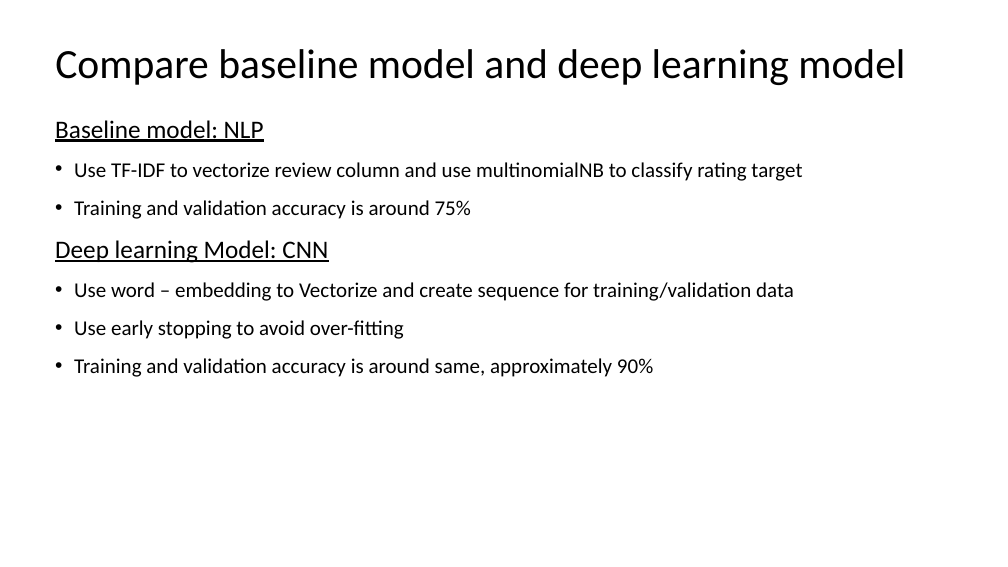
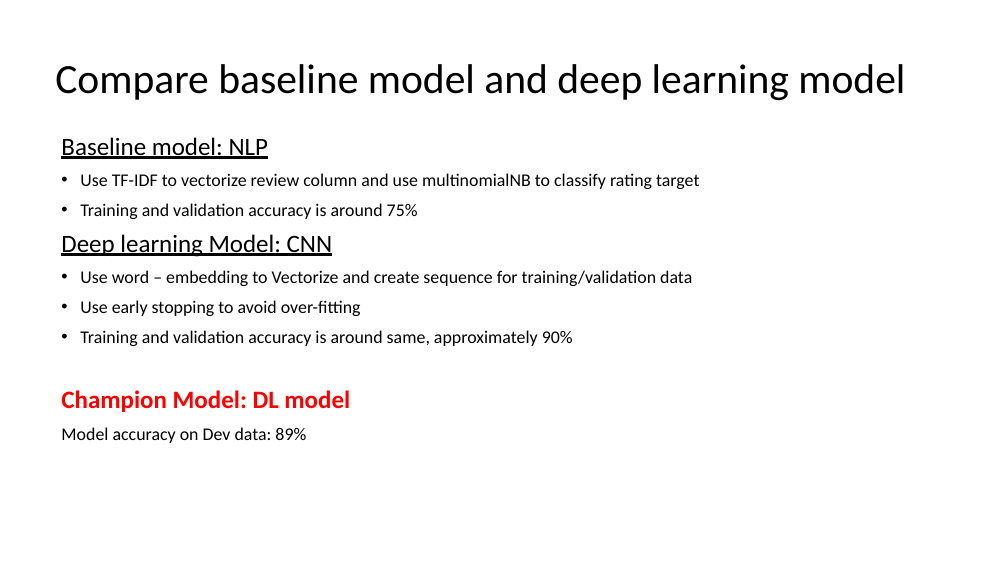
Before and after one commit to JackZhang0224/Chata_AI_Assignment, a slide deck: slide 4 of report.pptx. Drawn at 1008x567 pixels with LibreOffice and Linux fonts; fonts in the diff are those of the drawing. Boxes give left, top, right and bottom in pixels: in the first picture for what was removed or moved away, otherwise in the second. Text is boxed around its words. In the diff, an @@ line names an element or a change of style, - is before the commit and + after.

Commit message:
update changes

```diff
--- a/report.pptx
+++ b/report.pptx
@@ title "Compare baseline model and deep ...": place and size @@
-title "Compare baseline model and deep ..." at [55, 49, 905, 85]
+title "Compare baseline model and deep ..." at [55, 64, 905, 100]
@@ text "Baseline model: NLP": place and size @@
-text "Baseline model: NLP" at [55, 120, 802, 377]
+text "Baseline model: NLP" at [61, 137, 699, 443]
@@ text at [61, 137, 699, 346]: size 24 to 23.8 pt in "Baseline model: NLP", "Deep learning Model: CNN"; size 20 to 17 pt in "Use TF-IDF to vectorize review column and ...", "Training and validation accuracy is around 75%", "Use word – embedding to Vectorize and ...", "Use early stopping to avoid over-fitting" and 1 more places; line spacing 1.1 to 0.9 @@
@@ text at [61, 390, 350, 443]: paragraphs added @@
+Champion Model: DL model
+Model accuracy on Dev data: 89%
```
Also in this commit, not shown: 2 other slides changed.
